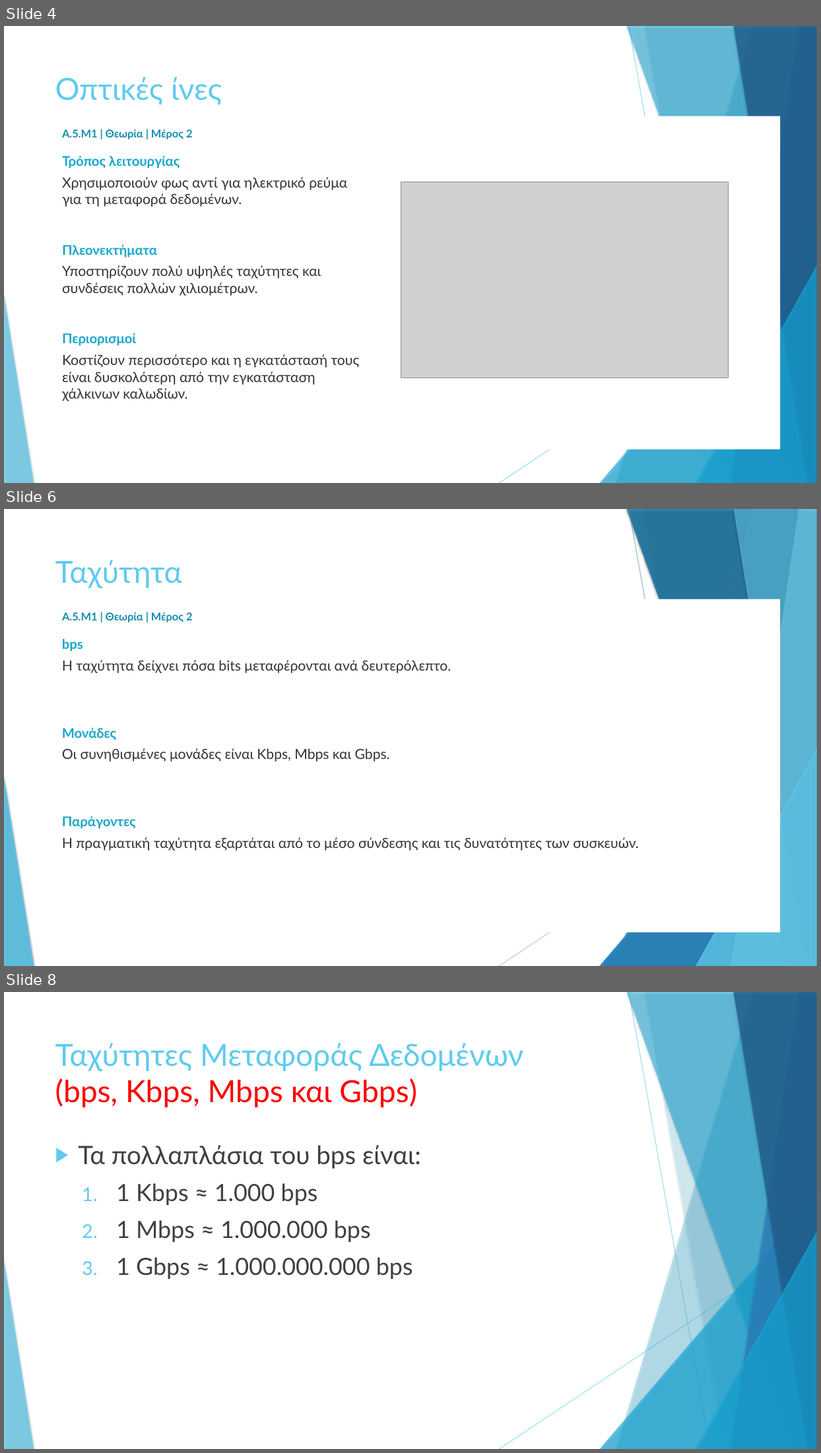
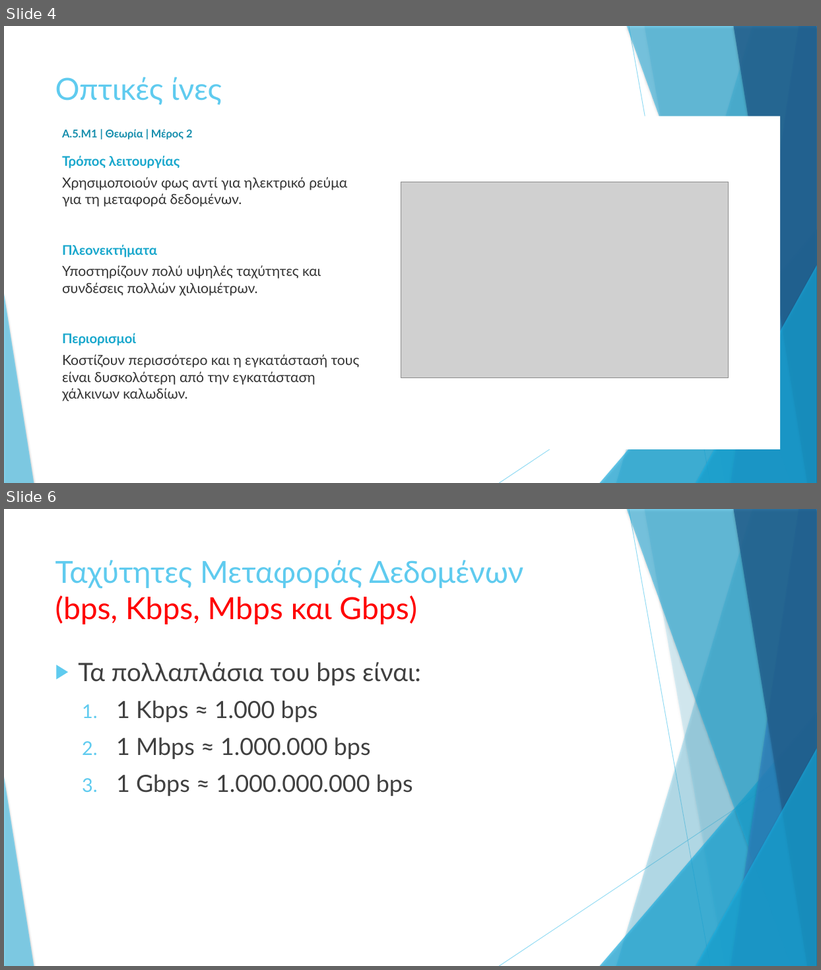
Before and after one commit to aristos32/education, a slide deck: schools-presentations/A Lykeiou/A5 - Computer Networks and Internet/A.5.M1 Εισαγωγή - Μέρος 2.pptx. Shown one above the other, each under a label of ours: slides 4, 6 and 8 before the commit, slides 4 and 6 after it; the slides between them are not shown. The pictures are 821x1453 and 821x970 pixels, drawn with LibreOffice and Linux fonts; fonts in the diff are those of the drawing; grey boxes stand for pictures. Boxes give left, top, right and bottom in pixels: in the first picture for what was removed or moved away, otherwise in the second. Text is boxed around its words. In the diff, an @@ line names an element or a change of style, - is before the commit and + after.

```diff
--- a/schools-presentations/A Lykeiou/A5 - Computer Networks and Internet/A.5.M1 Εισαγωγή - Μέρος 2.pptx
+++ b/schools-presentations/A Lykeiou/A5 - Computer Networks and Internet/A.5.M1 Εισαγωγή - Μέρος 2.pptx
@@ slide 6 removed at <box>4,509,817,966</box>, background #FFFFFF; not listed: 10 template elements that a slide beside it also shows @@
@@ freeform shape removed at <box>616,509,817,966</box> @@
@@ freeform shape removed at <box>616,509,817,966</box> @@
@@ freeform shape removed at <box>627,509,817,966</box> @@
@@ freeform shape removed at <box>627,509,817,966</box> @@
@@ line removed from (629, 509) to (710, 966) @@
@@ line removed from (629, 509) to (710, 966) @@
@@ freeform shape removed at <box>644,509,817,966</box> @@
@@ freeform shape removed at <box>644,509,817,966</box> @@
@@ freeform shape removed at <box>731,509,817,966</box> @@
@@ freeform shape removed at <box>731,509,817,966</box> @@
@@ freeform shape removed at <box>733,509,817,966</box> @@
@@ freeform shape removed at <box>733,509,817,966</box> @@
@@ title removed at <box>55,560,182,588</box> @@
-Ταχύτητα
@@ rectangle removed at <box>44,599,781,933</box> @@
@@ text removed at <box>62,612,193,623</box> @@
-A.5.M1 | Θεωρία | Μέρος 2
@@ text removed at <box>62,639,83,652</box> @@
-bps
@@ text removed at <box>62,660,451,673</box> @@
-Η ταχύτητα δείχνει πόσα bits μεταφέρονται ανά δευτερόλεπτο.
@@ triangle removed at <box>600,712,817,966</box> @@
@@ triangle removed at <box>600,712,817,966</box> @@
@@ text removed at <box>62,727,116,740</box> @@
-Μονάδες
@@ text removed at <box>62,749,390,762</box> @@
-Οι συνηθισμένες μονάδες είναι Kbps, Mbps και Gbps.
@@ line removed from (817, 755) to (499, 966) @@
@@ line removed from (817, 755) to (499, 966) @@
@@ triangle removed at <box>696,749,817,966</box> @@
@@ triangle removed at <box>696,749,817,966</box> @@
@@ triangle removed at <box>4,777,34,966</box> @@
@@ text removed at <box>62,816,136,829</box> @@
-Παράγοντες
@@ text removed at <box>62,838,639,851</box> @@
-Η πραγματική ταχύτητα εξαρτάται από το μέσο σύνδεσης και τις δυνατότητες των συσκευών.
@@ what was slide 8 is now slide 6 @@
```
Also in this commit, not shown: 1 slide changed, 1 other slide removed, 20 other files.
